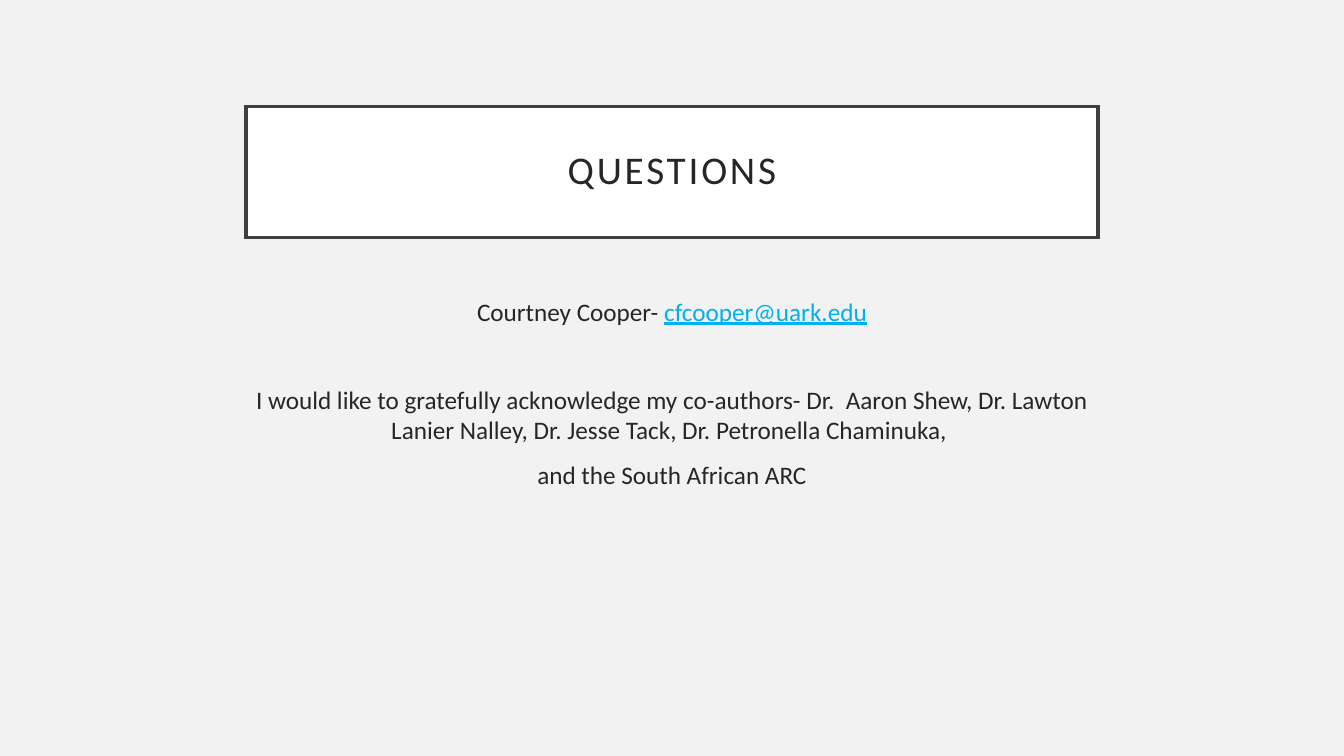
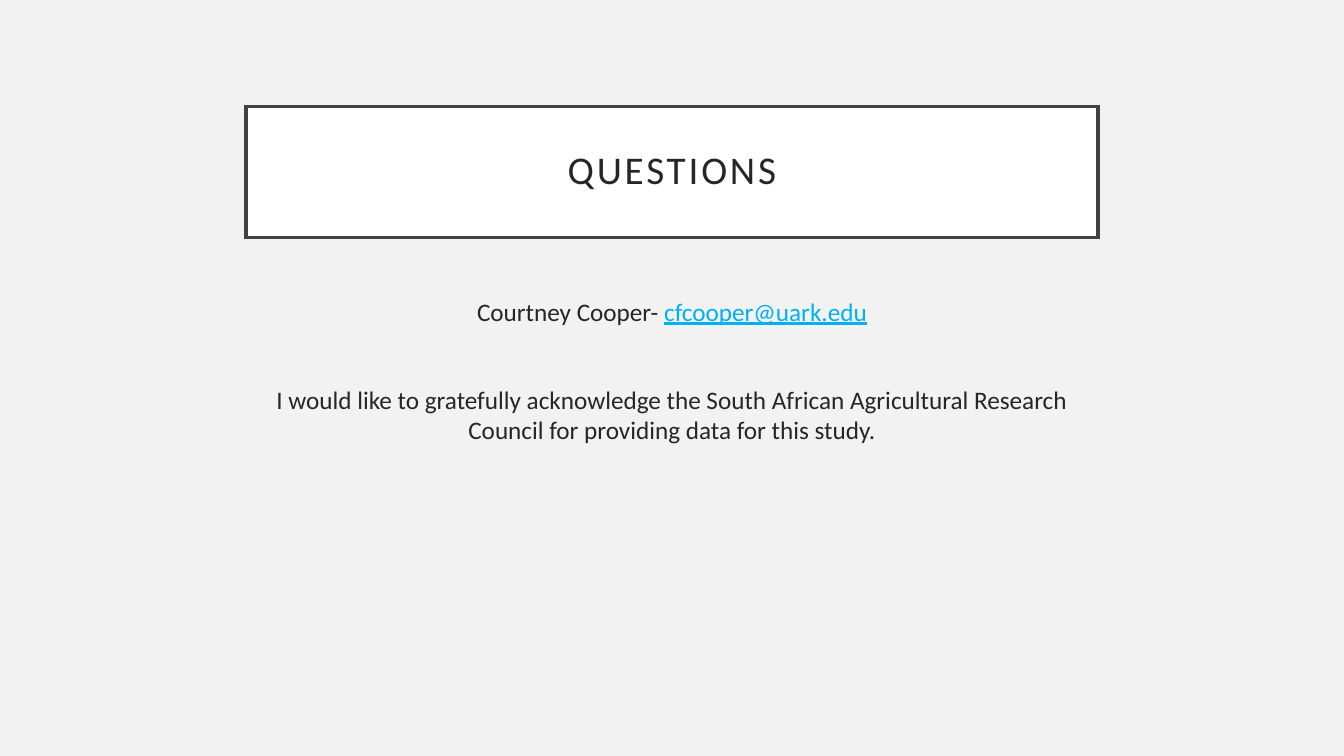
Before and after one commit to cfcooper/maize, a slide deck: slide 15 of SA_maize_AAEA2021.pptx (slide 14 before the commit). Drawn at 1344x756 pixels with LibreOffice and Linux fonts; fonts in the diff are those of the drawing. Boxes give left, top, right and bottom in pixels: in the first picture for what was removed or moved away, otherwise in the second. Text is boxed around its words. In the diff, an @@ line names an element or a change of style, - is before the commit and + after.

```diff
--- a/SA_maize_AAEA2021.pptx
+++ b/SA_maize_AAEA2021.pptx
@@ text at box(276, 391, 1067, 444): text changed @@
-I would like to gratefully acknowledge my co-authors- Dr. Aaron Shew, Dr. Lawton Lanier Nalley, Dr. Jesse Tack, Dr. Petronella Chaminuka,
-and the South African ARC
+I would like to gratefully acknowledge the South African Agricultural Research Council for providing data for this study.
```
Also in this commit, not shown: 2 other slides changed, 2 slides added, 1 slide removed, 2 other files.
